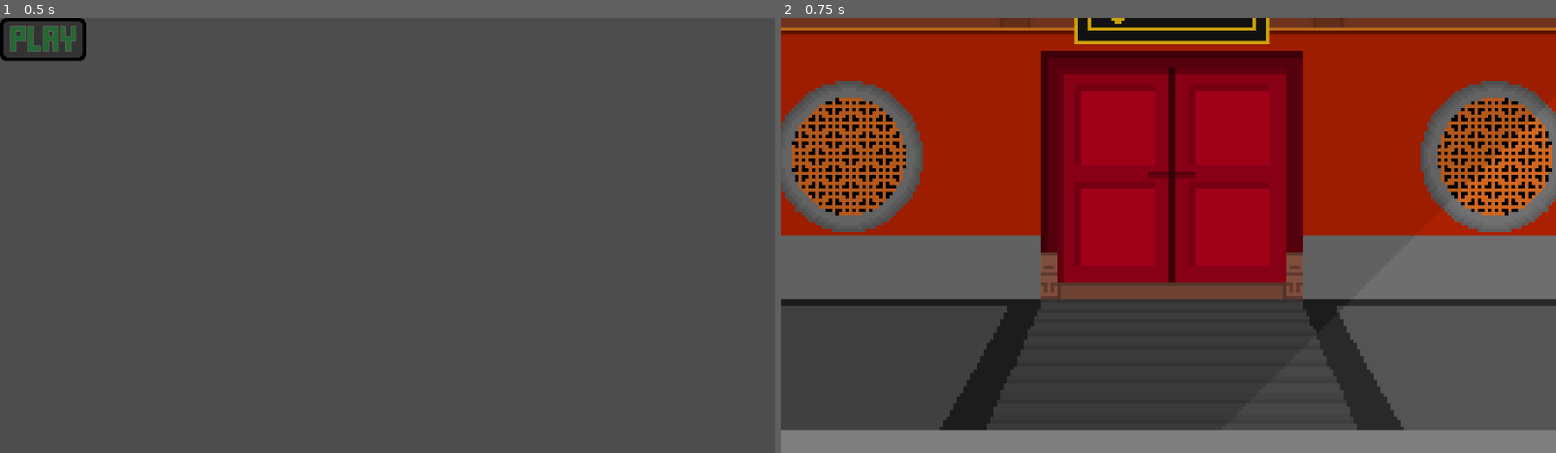
Above: before the commit, frames 1-2 (left to right).
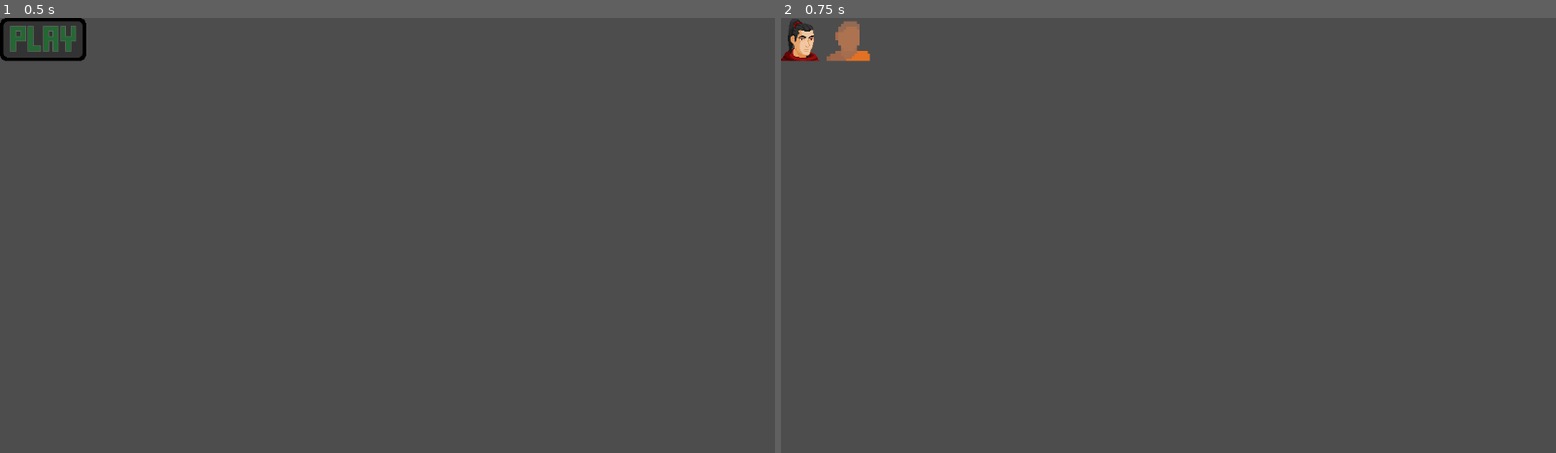
Above: after the commit, the same moments.

Repository: Patrick0704-eng/Fighting-Game-Cool
Game: Godot game, scene res://scenes/gui/main_menu.tscn
The game is run twice, just before and just after one commit, with the same random seed, the same clock (stepped at 60 frames per second) and the same inputs.
Inputs (mouse positions are in pixels of both pictures, inside the frame that each line leads up to):
- Up to frame 1 (0.5 s): no input
- Up to frame 2 (0.75 s): click (827, 39) at 0.5 s

Frame 1 is identical in both runs. In frame 2, 66% of the frame differs, in the area x 0-100%, y 0-100%.
Error before the commit: Parse Error: Could not preload resource file "res://scenes/characters/hon.tscn". (res://scripts/maps/temple.gd:8)

Commit message:
slimy balls

Diff:
--- a/scenes/gui/character_select.tscn
+++ b/scenes/gui/character_select.tscn
@@ -1,6 +1,8 @@
-[gd_scene load_steps=2 format=3 uid="uid://cofufxnhhngdq"]
+[gd_scene load_steps=4 format=3 uid="uid://cofufxnhhngdq"]
 
 [ext_resource type="Texture2D" uid="uid://begwloepqmgrk" path="res://assets/characters/zhin/Fire_Warrior/Fire_Warrior_Portrait.png" id="1_tpsvn"]
+[ext_resource type="Script" path="res://scripts/gui/character_select.gd" id="1_xvs0u"]
+[ext_resource type="Texture2D" uid="uid://0vq1c4ncdk1q" path="res://assets/characters/hon/normal/reference.png" id="3_ow0ew"]
 
 [node name="character_select" type="Control"]
 layout_mode = 3
@@ -9,6 +11,7 @@
 anchor_bottom = 1.0
 grow_horizontal = 2
 grow_vertical = 2
+script = ExtResource("1_xvs0u")
 
 [node name="player_1" type="GridContainer" parent="."]
 layout_mode = 0
@@ -22,6 +25,7 @@
 
 [node name="hon_1" type="TextureButton" parent="player_1"]
 layout_mode = 2
+texture_normal = ExtResource("3_ow0ew")
 
 [node name="player_2" type="GridContainer" parent="."]
 layout_mode = 0
@@ -33,3 +37,7 @@
 
 [node name="hon_2" type="TextureButton" parent="player_2"]
 layout_mode = 2
+
+[node name="player_1_cursor" type="Sprite2D" parent="."]
+
+[node name="player_2_cursor" type="Sprite2D" parent="."]
--- a/scripts/global/global.gd
+++ b/scripts/global/global.gd
@@ -5,8 +5,8 @@
 var player_2_health = 100
 
 #Define the variables to hold each players' selected character (0 by default)
-var player_1_character = 0
-var player_2_character = 0
+var player_1_character = 1
+var player_2_character = 1
 
 
 func _ready():
--- /dev/null
+++ b/scripts/gui/character_select.gd
@@ -0,0 +1,32 @@
+extends Control
+@onready var cursor_1 = $player_1_cursor
+@onready var cursor_2 = $player_2_cursor
+var locked_1
+var locked_2
+# Called when the node enters the scene tree for the first time.
+func _ready():
+	pass # Replace with function body.
+
+
+# Called every frame. 'delta' is the elapsed time since the previous frame.
+func _process(delta):
+	if !locked_1:
+		if Input.is_action_just_pressed("right1"):
+			if global.player_1_character < 2:
+				global.player_1_character += 1
+				#cursor_1.position.x +=
+		if Input.is_action_just_pressed("left1"):
+			if global.player_1_character > 1:
+				global.player_1_character -= 1
+				#cursor_1.position.x -=
+	if !locked_2:
+		if Input.is_action_just_pressed("right2"):
+			if global.player_2_character < 2:
+				global.player_2_character += 1
+				#cursor_2.position.x +=
+		if Input.is_action_just_pressed("left2"):
+			if global.player_2_character > 1:
+				global.player_1_character +=1
+				#cursor_2.position.x -=
+	if locked_1 and locked_2:
+		get_tree().change_scene_to_file("res://scenes/maps/temple.tscn")
--- a/scripts/gui/main_menu.gd
+++ b/scripts/gui/main_menu.gd
@@ -10,5 +10,5 @@
 
 
 func _on_play_pressed():
-	#Will change this to character select scene, goes straight to temple scene for now
-	get_tree().change_scene_to_file("res://scenes/maps/temple.tscn")
+	#Will change this to character select scene
+	get_tree().change_scene_to_file("res://scenes/gui/character_select.tscn")
--- a/scripts/maps/temple.gd
+++ b/scripts/maps/temple.gd
@@ -18,23 +18,23 @@
 	global.player_1_health = 100
 	global.player_2_health = 100
 	#Check player1's selected character and instantiate them
-	if global.player_1_character == 0:
+	if global.player_1_character == 1:
 		player1 = scene_hon.instantiate()
 		player1.position = Vector2(-50, 0)
 		player1.player = 1
 		players.add_child(player1)
-	if global.player_1_character == 1:
+	if global.player_1_character == 2:
 		player1 = scene_zhin.instantiate()
 		player1.position = Vector2(-50, 0)
 		player1.player = 1
 		players.add_child(player1)
 	#Check player2's selected character and instantiate them
-	if global.player_2_character == 0:
+	if global.player_2_character == 1:
 		player2 = scene_hon.instantiate()
 		player2.position = Vector2(50, 0)
 		player2.player = 2
 		players.add_child(player2)
-	if global.player_2_character == 1:
+	if global.player_2_character == 2:
 		player2 = scene_zhin.instantiate()
 		player2.position = Vector2(50, 0)
 		player2.player = 2
